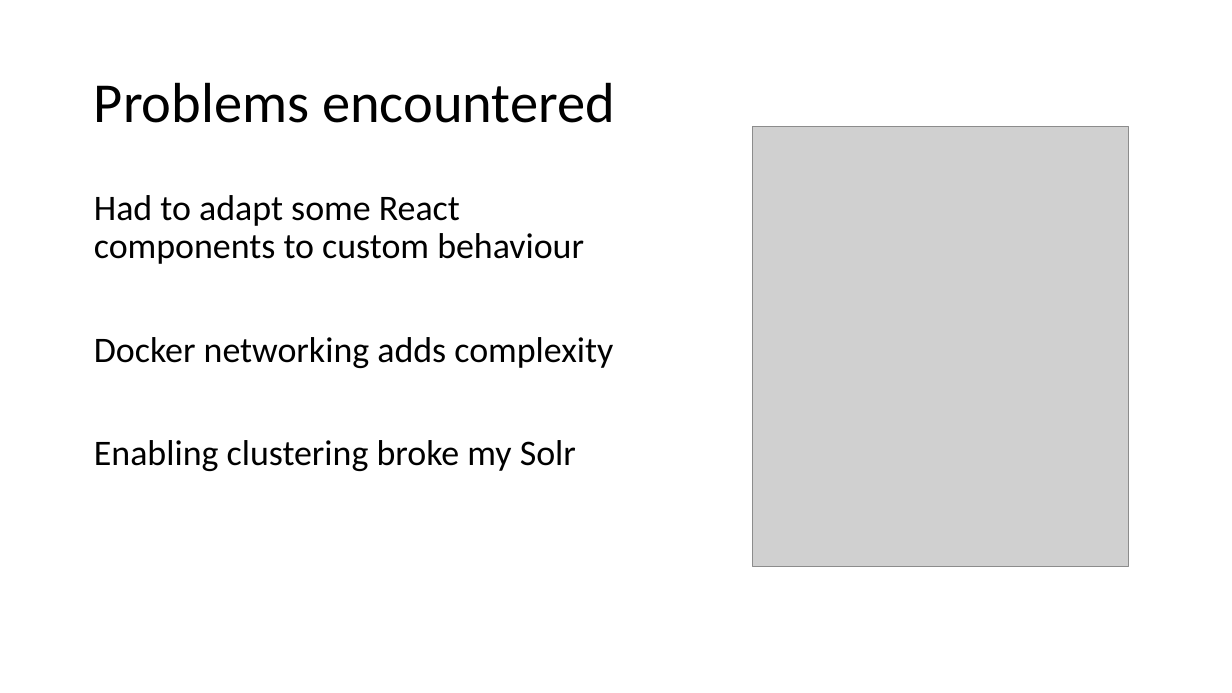
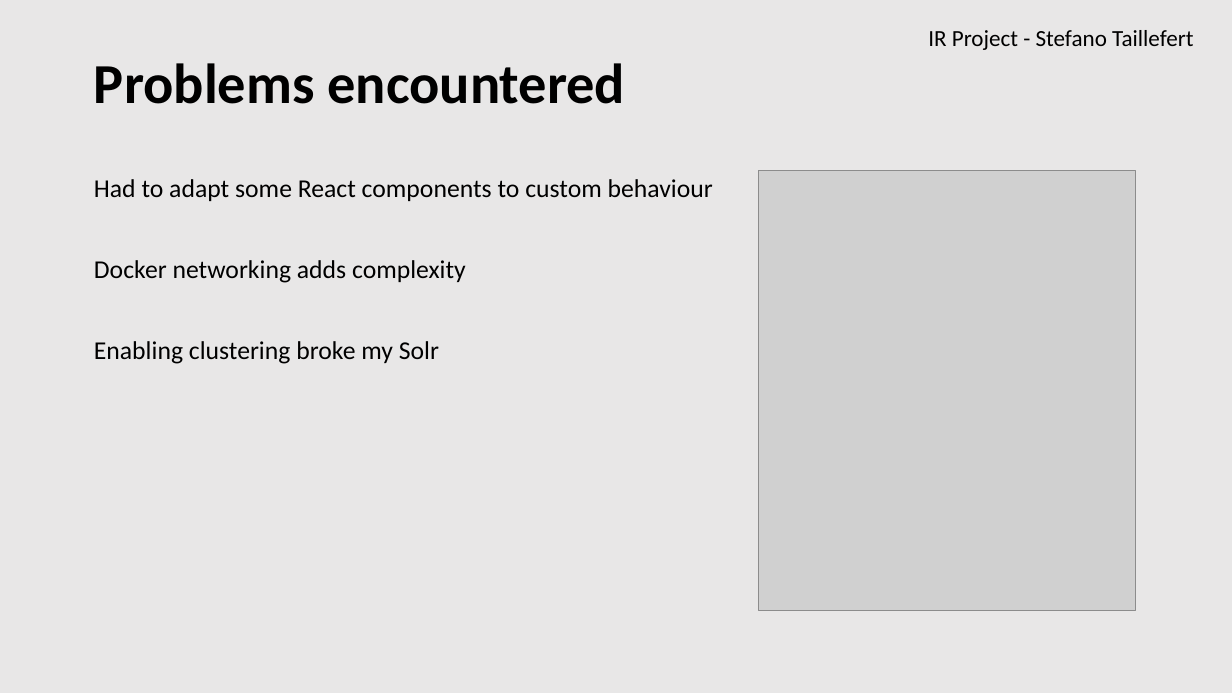
Before and after one commit to Steeven9/IR-project, a slide deck: slide 8 of docs/Project presentation.pptx (slide 7 before the commit). Drawn at 1232x693 pixels with LibreOffice and Linux fonts; fonts in the diff are those of the drawing; grey boxes stand for pictures. Boxes give left, top, right and bottom in pixels: in the first picture for what was removed or moved away, otherwise in the second. Text is boxed around its words. In the diff, an @@ line names an element or a change of style, - is before the commit and + after.

```diff
--- a/docs/Project presentation.pptx
+++ b/docs/Project presentation.pptx
@@ background #FFFFFF to #E9E7E7 @@
@@ title "Problems encountered": place and size @@
-title "Problems encountered" at [94,82,615,123]
+title "Problems encountered" at [94,63,625,104]
@@ title "Problems encountered" at [94,63,625,104]: bold on @@
@@ text added at [928,30,1193,50], 18 pt, text #000000 @@
+IR Project - Stefano Taillefert
@@ text "Had to adapt some React ...": place and size @@
-text "Had to adapt some React ..." at [94,195,613,471]
+text "Had to adapt some React ..." at [94,179,713,364]
@@ text "Had to adapt some React ..." at [94,179,713,364]: size 28 to 20 pt @@
@@ picture: place and size @@
-picture at [752,127,1129,567]
+picture at [759,171,1136,611]
```
Also in this commit, not shown: 7 other slides changed, 3 slides added, 1 slide removed, 3 other files.
